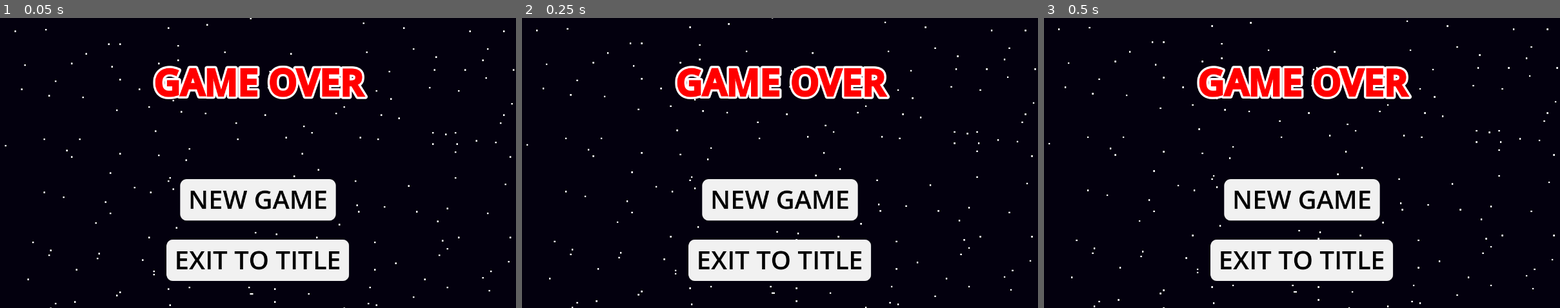
Above: before the commit, frames 1-3 (left to right).
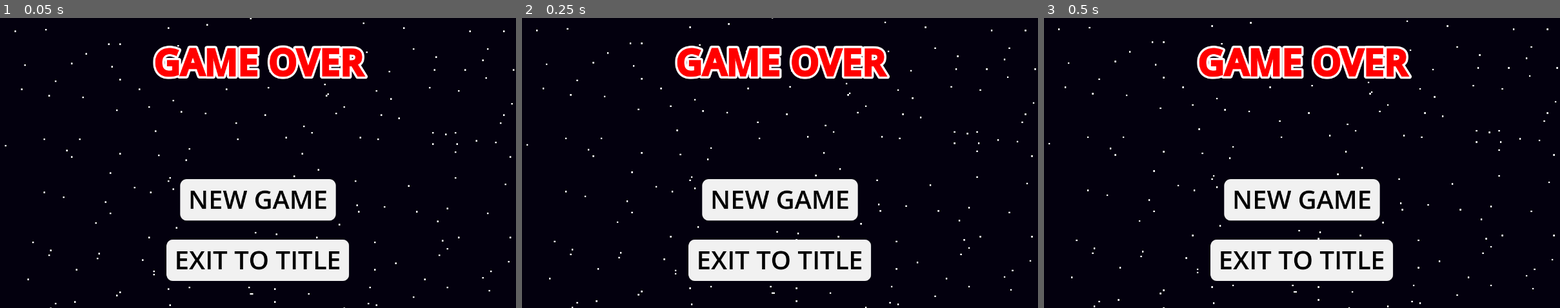
Above: after the commit, the same moments.

Repository: Stev51/gmtk-jam-2025
Game: Godot game, scene res://scenes/loss_screen.tscn
The game is run twice, just before and just after one commit, with the same random seed, the same clock (stepped at 60 frames per second) and the same inputs. This scene is started directly instead of the project's main scene.
Inputs:
- Up to frame 1 (0.05 s): no input
- Up to frame 2 (0.25 s): no input
- Up to frame 3 (0.5 s): no input

The runs differ from the first frame. In frame 1, 6.1% of the frame differs, in the area x 29-72%, y 9-28%; in frame 2, 6.1%; in frame 3, 6.1%.
Error after the commit: Invalid operands 'String' and 'int' in operator '+'. (res://scripts/loss_screen.gd:4)

Commit message:
Score displayed on game over screen

Diff:
--- a/scenes/loss_screen.tscn
+++ b/scenes/loss_screen.tscn
@@ -53,9 +53,9 @@
 [node name="CenterContainer3" type="CenterContainer" parent="."]
 custom_minimum_size = Vector2(1280, 0)
 layout_mode = 2
-offset_top = 100.0
+offset_top = 50.0
 offset_right = 1280.0
-offset_bottom = 100.0
+offset_bottom = 190.0
 
 [node name="LossText" type="RichTextLabel" parent="CenterContainer3"]
 custom_minimum_size = Vector2(1280, 140)
@@ -63,6 +63,23 @@
 theme = SubResource("Theme_qeunj")
 bbcode_enabled = true
 text = "[b]GAME OVER[/b]"
+horizontal_alignment = 1
+
+[node name="CenterContainer4" type="CenterContainer" parent="."]
+custom_minimum_size = Vector2(1280, 0)
+offset_top = 230.0
+offset_right = 1280.0
+offset_bottom = 370.0
+
+[node name="ScoreText" type="RichTextLabel" parent="CenterContainer4"]
+custom_minimum_size = Vector2(1280, 140)
+layout_mode = 2
+theme = SubResource("Theme_qeunj")
+theme_override_colors/default_color = Color(1, 1, 1, 1)
+theme_override_colors/font_outline_color = Color(0, 0, 0, 1)
+theme_override_font_sizes/normal_font_size = 48
+theme_override_font_sizes/bold_font_size = 48
+bbcode_enabled = true
 horizontal_alignment = 1
 
 [node name="button" type="AudioStreamPlayer" parent="."]
--- a/scripts/global.gd
+++ b/scripts/global.gd
@@ -15,6 +15,7 @@
 const DEFAULT_DIRECTION = Util.Direction.UP
 
 var game_state = GameStates.TITLE
+var score = 0
 
 func _ready():
 	pause_game.connect(pause)
@@ -28,6 +29,7 @@
 	game_state = GameStates.RUNNING
 	get_tree().paused = false
 
-func lose_game():
+func lose_game(cur_score):
+	score = cur_score
 	game_state = GameStates.TITLE
 	get_tree().change_scene_to_file("res://scenes/loss_screen.tscn")
--- a/scripts/io_handler.gd
+++ b/scripts/io_handler.gd
@@ -12,14 +12,16 @@
 var nextOutput: int
 var curOutput: int
 
+@onready var world_node = get_parent()
+
 func spawnInput(field: Field) -> void:
 	if currentSpawnPath == 1:
 		if field.getForegroundMechanism(1, 21) != null:
-			Global.lose_game()
+			Global.lose_game(world_node.totalBoxesOutput)
 		field.addMechanism(Box.new(field, 1, 21))
 	else:
 		if field.getForegroundMechanism(1, 25) != null:
-			Global.lose_game()
+			Global.lose_game(world_node.totalBoxesOutput)
 		field.addMechanism(Box.new(field, 1, 25))
 	currentSpawnPath *= -1
 
--- a/scripts/loss_screen.gd
+++ b/scripts/loss_screen.gd
@@ -1,4 +1,7 @@
 extends Control
+
+func _ready():
+	$CenterContainer4/ScoreText.text = "You output [b]" + Global.score + "[/b] boxes!"
 
 func _on_start_button_pressed():
 
